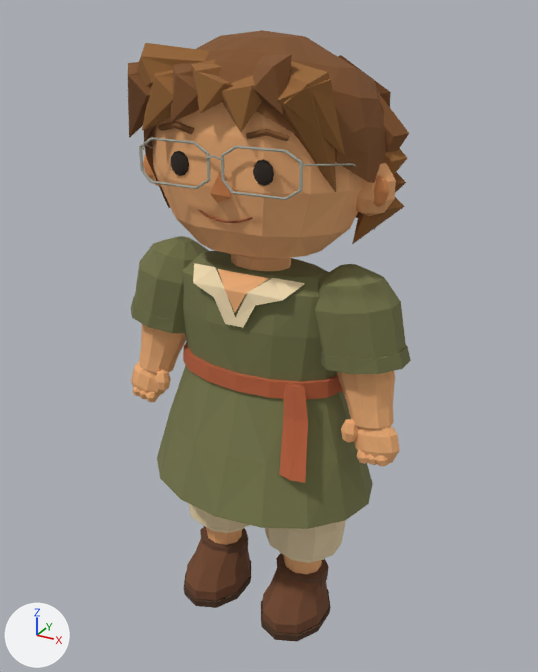
One commit to the glTF model client/public/assets/models/avatars/nic.glb: the scene before it, then after it.
The view is the same before and after, from a 50 mm camera at (1.003, -1.775, 1.85) aimed at (0.008, 0.033, 0.947). The axes (+X, +Y, +Z) are drawn at lower left. The lights are the same throughout. The first picture is the older version. Where no turn or scale is listed for an object, it has been applied to the vertices. Vertices at exactly the same position are counted once.

The first picture shows 'ankle-left-surface', 'ankle-right-surface', 'elbow-left-surface', 'elbow-right-surface', 'face-surface', 'hair-surface', 'head-surface', 'knee-right-surface', 'shoulder-left-surface', 'shoulder-right-surface', 'torso-surface', 'wrist-right-surface' and 3 more.
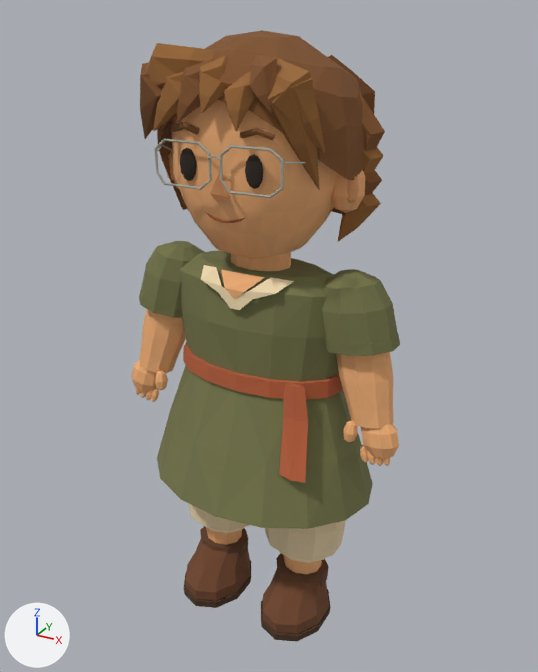
ob_head is not drawn itself; it is the parent of ob_face, ob_hair, ob_head_surface.
ob_face is not drawn itself; it is the parent of ob_face_surface.

Boxes [x1, y1, x2, y2] around the edits, measured in the pictures (538 x 672 px; the box of a moved part takes in the faces that stretch with it):
'hair-surface', reshaped, rescaled (13% narrower): before [128, 30, 409, 244]; after [140, 30, 385, 241]
'head-surface', reshaped, rescaled (22% narrower): before [152, 102, 363, 259]; after [171, 100, 336, 258]
'shoulder-right-surface', reshaped (19% narrower, 21% shorter): before [315, 264, 411, 374]; after [322, 269, 400, 356]
'face-surface', reshaped, rescaled (18% narrower): before [139, 121, 396, 223]; after [154, 122, 365, 223]
'shoulder-left-surface', reshaped (15% narrower, 20% shorter): before [131, 236, 209, 333]; after [139, 241, 205, 318]
'wrist-right-surface', reshaped: before [341, 418, 400, 466]; after [343, 420, 399, 466]
part 1 of me_mesh_1, moved or reshaped: before [170, 151, 189, 176]; after [180, 148, 197, 181]
part 2 of me_mesh_1, moved or reshaped: before [253, 159, 274, 186]; after [245, 154, 263, 189]
part 3 of me_mesh_2, reshaped: before [142, 54, 292, 132]; after [140, 43, 385, 241]
part 4 of me_mesh_2, added (brown): after [328, 55, 375, 114]
part 5 of me_mesh_2, recoloured: before [142, 64, 291, 132]; after [154, 93, 273, 130]
part 8 of me_mesh_7, moved or reshaped: before [354, 426, 400, 465]; after [361, 423, 399, 458]
part 9 of me_mesh_7, moved or reshaped: before [341, 418, 358, 443]; after [343, 420, 358, 442]
part 10 of me_mesh_7, rebuilt: before [357, 449, 368, 464]; after [360, 445, 368, 463]
part 11 of me_mesh_7, rebuilt: before [375, 455, 388, 466]; after [382, 458, 390, 466]
part 12 of me_mesh_7, added: after [367, 450, 376, 465]
part 13 of me_mesh_7, added: after [375, 457, 383, 466]
part 14 of me_mesh_7, deleted: before [366, 454, 377, 465]
part 16 of me_mesh_10, moved or reshaped: before [193, 263, 305, 328]; after [201, 265, 294, 310]

The change, as a diff of the scene's bpy script:
```diff
--- a/client/public/assets/models/avatars/nic.glb.py
+++ b/client/public/assets/models/avatars/nic.glb.py
@@ me_mesh_1 @@
 me_mesh_1.from_pydata(...)  # 1087 vertices, 1940 faces; spans x -0.317..0.317, y -0.266..0.046, z -0.142..0.128
 # used by ob_face_surface; parent = ob_face; location = (0.0, 0.0, 0.0)
+# me_mesh_1 part 1: the loose piece of 62 vertices spanning x -0.125..-0.077, y -0.223..-0.203, z -0.021..0.049 is scaled about its middle by (1.13, 1, 1.31)
+# me_mesh_1 part 2: the loose piece of 62 vertices spanning x 0.077..0.125, y -0.223..-0.203, z -0.021..0.049 is scaled about its middle by (1.13, 1, 1.31)
 me_mesh_1.materials.append(mat_material_0)
@@ me_mesh_2 @@
 # used by ob_hair_surface; parent = ob_hair; location = (0.0, 0.0, 0.0)
-me_mesh_2.from_pydata(...)  # 667 vertices, 1204 faces; spans x -0.33..0.33, y -0.251..0.3, z -0.22..0.355
+me_mesh_2.from_pydata(...)  # 1051 vertices, 1972 faces; spans x -0.33..0.33, y -0.251..0.3, z -0.22..0.355
+# me_mesh_2 part 3: 30 vertices moved from x -0.16..0.157, y -0.241..-0.159, z 0.17..0.309 to x -0.172..0.158, y -0.249..-0.203, z 0.146..0.224; 30 vertices removed from x -0.03..0.065, y -0.14..-0.08, z 0.21..0.3; 234 vertices added at x -0.295..0.295, y -0.234..0.076, z -0.174..0.315
+# me_mesh_2 part 4: 180 vertices added at x -0.193..0.225, y 0.159..0.277, z -0.149..0.245
+# me_mesh_2 part 5: 58 kept faces spanning x -0.249..0.256, y -0.251..0.225, z -0.22..0.3 get new vertex colours; the middle colour goes from brown #9a6837 to brown #966635
 me_mesh_2.materials.append(mat_material_0)
@@ me_mesh_3 @@
 # used by ob_head_surface; parent = ob_head; location = (0.0, 0.0, 0.0)
-me_mesh_3.from_pydata(...)  # 130 vertices, 256 faces; spans x -0.265..0.265, y -0.212..0.233, z -0.279..0.29
+me_mesh_3.from_pydata(...)  # 242 vertices, 480 faces; spans x -0.24..0.24, y -0.212..0.233, z -0.279..0.29
+# me_mesh_3 part 6: 106 vertices removed from x -0.265..0.265, y -0.212..0.215, z -0.279..0.29; 218 vertices added at x -0.24..0.24, y -0.212..0.225, z -0.279..0.29
 me_mesh_3.materials.append(mat_material_0)
@@ me_mesh_6 @@
-me_mesh_6.from_pydata(...)  # 74 vertices, 140 faces; spans x -0.17..0.113, y -0.115..0.105, z -0.208..0.077
+me_mesh_6.from_pydata(...)  # 74 vertices, 140 faces; spans x -0.139..0.09, y -0.098..0.088, z -0.16..0.063
+# me_mesh_6 part 7: 74 of 74 vertices moved; they spanned x -0.17..0.113, y -0.115..0.105, z -0.208..0.077 and now span x -0.139..0.09, y -0.098..0.088, z -0.16..0.063; mean shift (0.005, 0.001, 0.02)
 me_mesh_6.materials.append(mat_material_0)
@@ me_mesh_7 @@
-me_mesh_7.from_pydata(...)  # 146 vertices, 272 faces; spans x -0.081..0.089, y -0.059..0.026, z -0.112..0.036
+me_mesh_7.from_pydata(...)  # 172 vertices, 320 faces; spans x -0.072..0.085, y -0.059..0.027, z -0.114..0.037
+# me_mesh_7 part 8: the loose piece of 42 vertices spanning x -0.056..0.089, y -0.052..0.026, z -0.112..0.036 is multiplied about its middle by the matrix ((0.799, 0.001, -0.016), (0.001, 0.998, -0.018), (-0.009, -0.016, 0.861)), then moved by (0.011, 0.001, 0.012)
+# me_mesh_7 part 9: the loose piece of 26 vertices spanning x -0.081..-0.027, y -0.059..-0.01, z -0.056..0.02 is scaled about its middle by (0.819, 0.849, 0.904), then moved by (0.004, -0.004, 0.0)
+# me_mesh_7 part 10: the loose piece of 26 vertices spanning x -0.029..0.012, y -0.057..-0.01, z -0.11..-0.06 is rebuilt with 26 vertices and now spans x -0.025..0.003, y -0.036..-0.013, z -0.113..-0.06
+# me_mesh_7 part 11: the loose piece of 26 vertices spanning x 0.026..0.066, y -0.057..-0.01, z -0.102..-0.052 is rebuilt with 26 vertices and now spans x 0.039..0.067, y -0.035..-0.013, z -0.104..-0.051
+# me_mesh_7 part 12: a new loose piece of 26 vertices spanning x -0.003..0.026, y -0.036..-0.013, z -0.114..-0.06, in mat_material_0
+# me_mesh_7 part 13: a new loose piece of 26 vertices spanning x 0.019..0.047, y -0.036..-0.013, z -0.111..-0.057, in mat_material_0
+# me_mesh_7 part 14: 26 vertices removed from x -0.001..0.039, y -0.057..-0.01, z -0.106..-0.056
 me_mesh_7.materials.append(mat_material_0)
@@ me_mesh_9 @@
-me_mesh_9.from_pydata(...)  # 74 vertices, 140 faces; spans x -0.113..0.17, y -0.115..0.105, z -0.208..0.077
+me_mesh_9.from_pydata(...)  # 74 vertices, 140 faces; spans x -0.09..0.139, y -0.098..0.088, z -0.16..0.063
+# me_mesh_9 part 15: 74 of 74 vertices moved; they spanned x -0.113..0.17, y -0.115..0.105, z -0.208..0.077 and now span x -0.09..0.139, y -0.098..0.088, z -0.16..0.063; mean shift (-0.005, 0.001, 0.02)
 me_mesh_9.materials.append(mat_material_0)
@@ me_mesh_10 @@
 me_mesh_10.from_pydata(...)  # 164 vertices, 294 faces; spans x -0.369..0.369, y -0.275..0.275, z -0.383..0.321
+# me_mesh_10 part 16: 18 of 164 vertices moved; they spanned x -0.179..0.179, y -0.147..-0.075, z 0.178..0.321 and now span x -0.145..0.145, y -0.147..-0.075, z 0.228..0.321; mean shift (0.0, 0.0, 0.016); largest move (0.0, -0.144, 0.202) -> (0.0, -0.144, 0.264)
 me_mesh_10.materials.append(mat_material_0)
@@ ob_head @@
 ob_head.rotation_euler = (0.0, 0.0, 0.00117)  # degrees (0, 0, 0.1)
+ob_head.scale = (0.84, 1.0, 1.0)
@@ ob_face @@
 ob_face.location = (0.0, 0.0, 0.0)
+ob_face.scale = (0.94, 1.0, 1.0)
```
